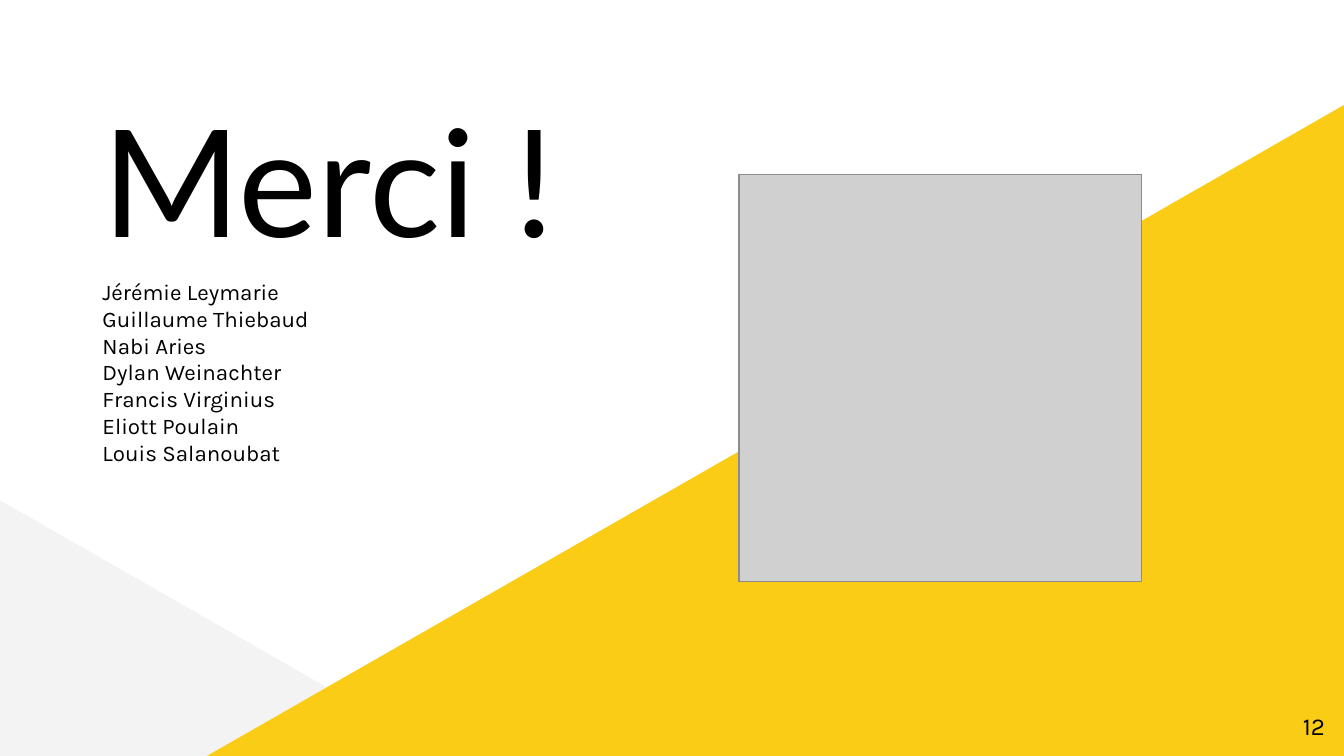
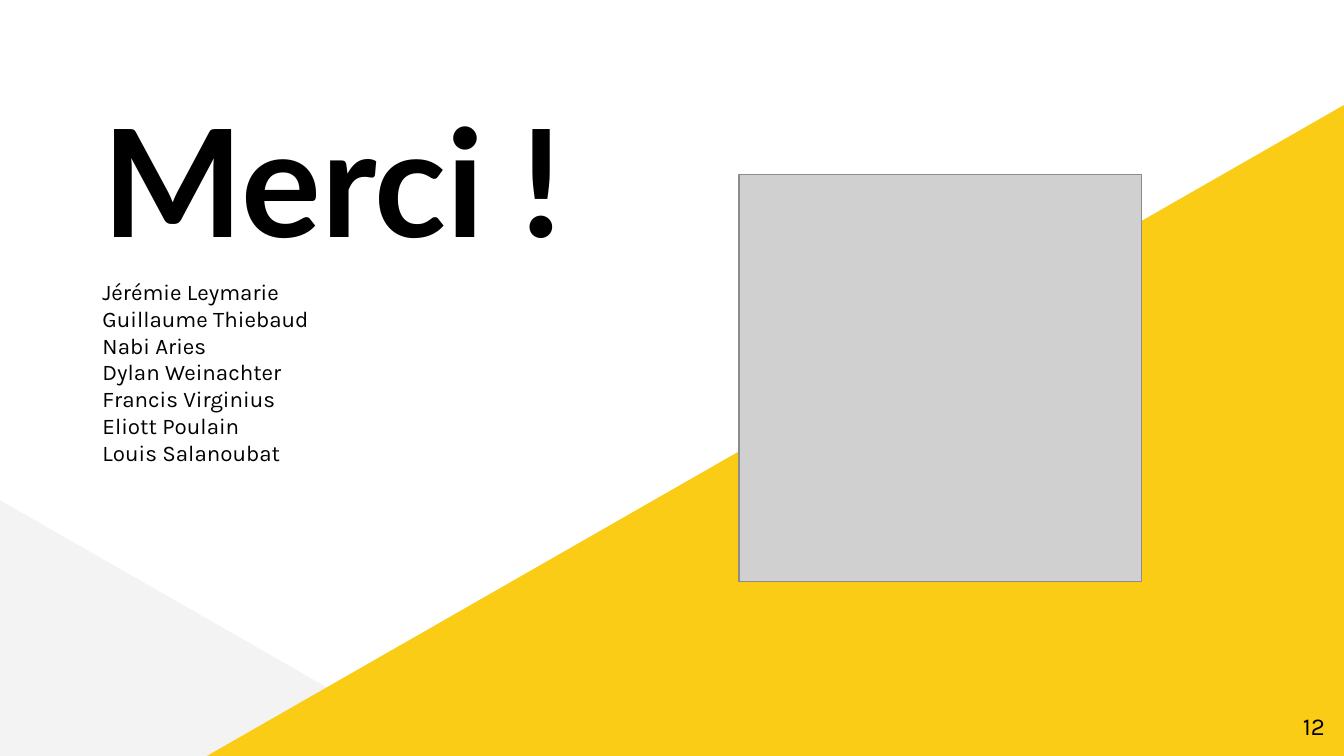
Before and after one commit to JeremieLeymarie/story-builder, a slide deck: slide 12 of sb-keynote-finale.pptx. Drawn at 1344x756 pixels with LibreOffice and Linux fonts; fonts in the diff are those of the drawing; grey boxes stand for pictures. Boxes give left, top, right and bottom in pixels: in the first picture for what was removed or moved away, otherwise in the second. Text is boxed around its words. In the diff, an @@ line names an element or a change of style, - is before the commit and + after.

```diff
--- a/sb-keynote-finale.pptx
+++ b/sb-keynote-finale.pptx
@@ title "Merci !" at bbox=[102, 126, 484, 238]: bold on @@
```
Also in this commit, not shown: 6 other slides changed, 1 other file.
